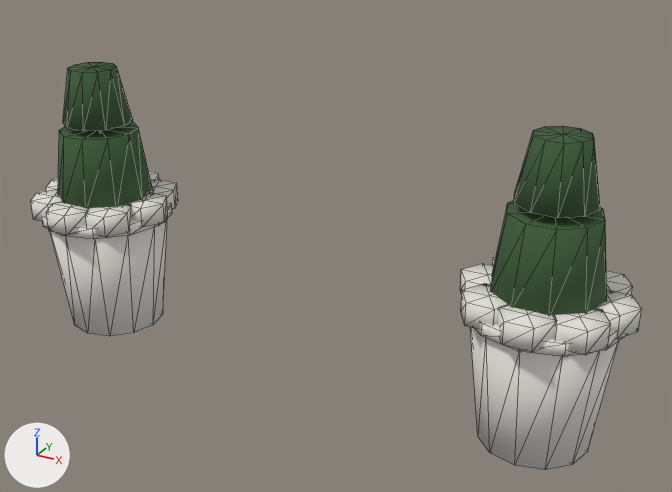
The glTF model backend/uploads/models/model_314.glb: old version first, new version second.
One viewpoint serves both versions: a 50 mm camera at (6.26, -2.65, 1.87) aimed at (4.78, 0.03, 0.53). Lighting does not change. The marker at lower left points along +X, +Y and +Z. The picture after the commit comes second. Mesh edges are drawn as thin lines. Vertices at exactly the same position are counted once.

The scene before the commit, as lines of its bpy script (objects in view):
```python
me_mesh_0 = bpy.data.meshes.new('Mesh_0')
me_mesh_0.from_pydata(...)  # 432 vertices, 760 faces; spans x 3.44..5.86, y -0.28..0.28, z 0.0..1.07
# faces by material slot: [192, 384, 184]
me_mesh_0.materials.append(mat_porch_white)  # white #ece9e3
me_mesh_0.materials.append(mat_bloom_white)  # white #e7e5dc
me_mesh_0.materials.append(mat_topiary)  # dark green #3d5c39
ob_root = bpy.data.objects.new('root', me_mesh_0)
ob_root.location = (0.0, 0.0, 0.0)
```
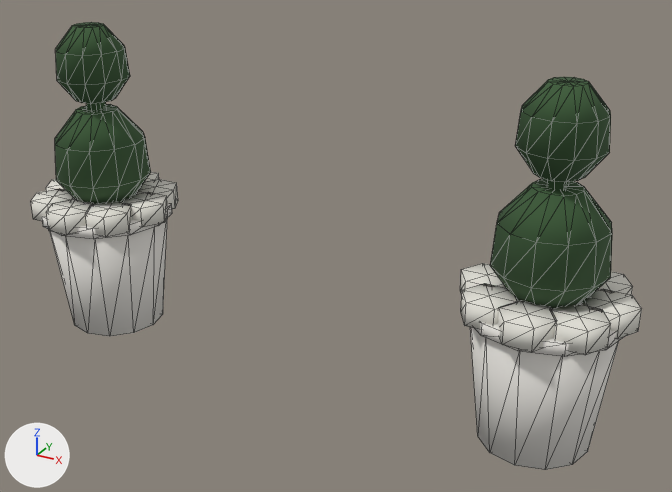
Patch to the scene script:
```diff
--- a/backend/uploads/models/model_314.glb.py
+++ b/backend/uploads/models/model_314.glb.py
@@ me_mesh_0 @@
 # used by ob_root; location = (0.0, 0.0, 0.0)
-me_mesh_0.from_pydata(...)  # 432 vertices, 760 faces; spans x 3.44..5.86, y -0.28..0.28, z 0.0..1.07
+me_mesh_0.from_pydata(...)  # 552 vertices, 1080 faces; spans x 3.44..5.86, y -0.28..0.28, z 0.0..1.23
+# me_mesh_0 part 1: a new loose piece, a box spanning x 5.537..5.589, y -0.026..0.026, z 0.506..1.222, in mat_topiary (dark green #3d5c39)
+# me_mesh_0 part 2: the loose piece of 22 vertices spanning x 5.37..5.75, y -0.18..0.18, z 0.55..0.82 is rebuilt with 52 vertices and now spans x 5.37..5.75, y -0.19..0.19, z 0.52..0.9
+# me_mesh_0 part 3: the loose piece of 22 vertices spanning x 5.43..5.7, y -0.13..0.13, z 0.85..1.07 is rebuilt with 52 vertices and now spans x 5.42..5.7, y -0.14..0.14, z 0.94..1.23
+# me_mesh_0 part 4: the loose piece of 22 vertices spanning x 3.6..3.87, y -0.13..0.13, z 0.85..1.07 is rebuilt with 52 vertices and now spans x 3.59..3.87, y -0.14..0.14, z 0.94..1.23
+# me_mesh_0 part 5
+# 11 vertices are removed from x 3.58..3.92, y -0.14..0.14, z 0.55..0.82
+# 40 faces are deleted
+# 19 vertices move from x 3.54..3.89, y -0.18..0.18, z 0.52..0.85 to x 3.63..3.84, y -0.1..0.1, z 0.51..1.22
+# 41 vertices are added at x 3.54..3.92, y -0.19..0.19, z 0.52..0.9
+# 120 new faces join them, mat_topiary (dark green #3d5c39)
+# other edits to the shape of me_mesh_0 do not show in these pictures
 me_mesh_0.materials.append(mat_porch_white)
```

What differs and where, as boxes (x1, y1, x2, y2) in the pictures (672 x 492 px):
'root', reshaped (10% taller)
    before: (31, 62, 642, 470)
    after: (31, 22, 642, 470)
part 1 of me_mesh_0, added
    after: (547, 180, 569, 191)
part 2 of me_mesh_0, rebuilt (13% taller)
    before: (490, 200, 607, 315)
    after: (490, 179, 612, 309)
part 3 of me_mesh_0, rebuilt (11% wider, 14% taller)
    before: (514, 126, 600, 218)
    after: (515, 77, 611, 182)
part 4 of me_mesh_0, rebuilt (7% wider, 19% taller)
    before: (63, 62, 133, 131)
    after: (55, 22, 130, 104)
part 5 of me_mesh_0, reshaped
    before: (58, 121, 153, 208)
    after: (55, 102, 151, 204)
